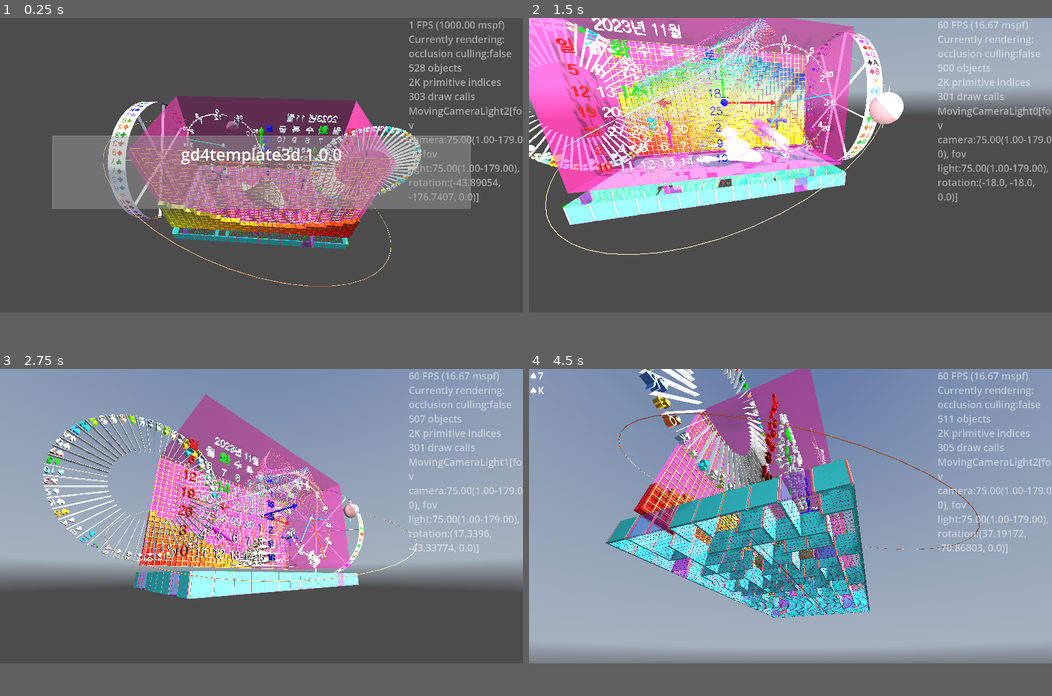
Above: before the commit, frames 1-4 (two rows, left to right).
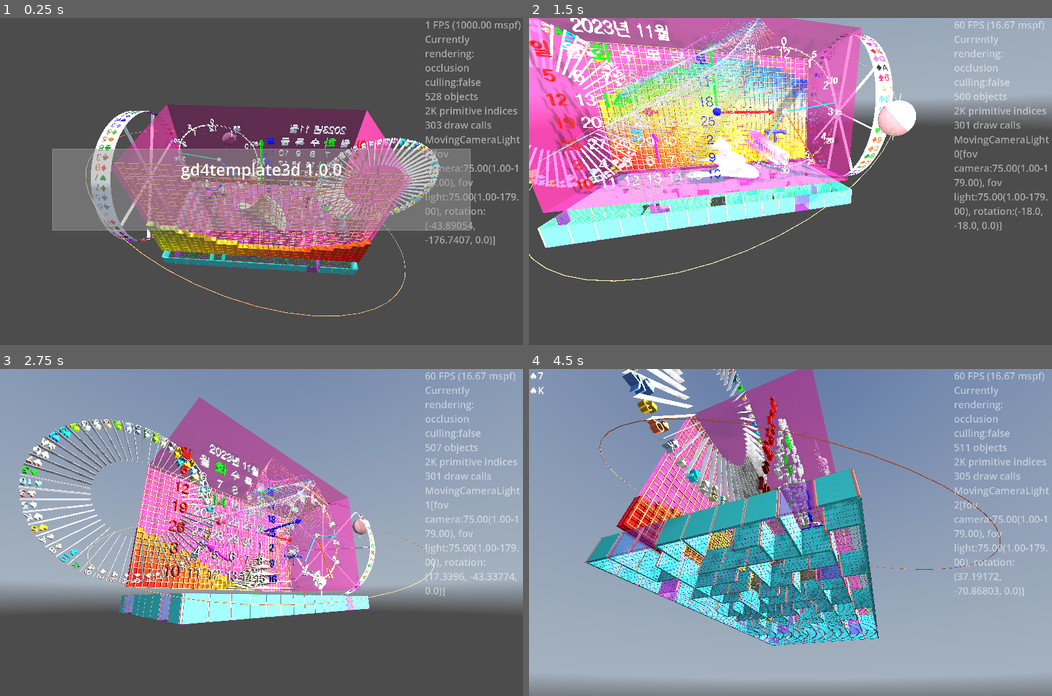
Above: after the commit, the same moments.

Repository: kasworld/gd4template3d
Game: Godot game, scene res://main.tscn
The game is run twice, just before and just after one commit, with the same random seed, the same clock (stepped at 60 frames per second) and the same inputs. A sky picture missing from this copy of the repository is replaced by a grey-blue gradient.
Inputs (mouse positions are in pixels of both pictures, inside the frame that each line leads up to):
- Up to frame 1 (0.25 s): no input
- Up to frame 2 (1.5 s): tap Enter at 0.5 s; move the mouse to (905, 148) at 0.52 s; hold Right 0.53-1.28 s; tap Q at 0.6 s; click (905, 148) at 0.67 s; move the mouse to (685, 181) at 1.27 s; hold Down from 1.28 s (still down); tap E at 1.35 s
- Up to frame 3 (2.75 s): move the mouse to (313, 450) at 2.02 s; release Down at 2.03 s; hold Right from 2.03 s (still down); tap Enter at 2.1 s
- Up to frame 4 (4.5 s): move the mouse to (764, 575) at 2.77 s; release Right at 2.78 s; hold Up 2.78-3.53 s; tap Q at 2.85 s; click (764, 575) at 2.92 s; move the mouse to (947, 558) at 3.52 s; hold Left from 3.53 s (still down); tap E at 3.6 s; move the mouse to (633, 473) at 4.27 s; tap Enter at 4.35 s
The window is 800x450 before the commit and 800x500 after it. Grey fills any space a smaller window leaves; there, only what the larger window draws over its background counts as a difference.

The runs differ from the first frame. In frame 1, 27% of the frame differs, in the area x 10-100%, y 0-92%; in frame 2, 36%, in the area x 0-100%, y 0-81%; in frame 3, 31%; in frame 4, 33%.

Commit message:
update MultiMeshShape

Diff:
--- a/bar_gauge/bar_gauge.gd
+++ b/bar_gauge/bar_gauge.gd
@@ -14,7 +14,7 @@
 	var mesh := BoxMesh.new()
 	mesh.size = Vector3(sz.x, sz.y / count * (1-gaprate) , sz.z)
 
-	$MultiMeshShape.init(mesh, Color(Color.WHITE, alpha), count, Vector3.ZERO)
+	$MultiMeshShape.init_with_color(mesh, Color(Color.WHITE, alpha), count, Vector3.ZERO)
 	for i in count:
 		var rate := (i as float) / (count as float)
 		var pos3d := Vector3(0,rate*sz.y,0) # grow upward
--- a/multi_mesh_shape/multi_mesh_shape.gd
+++ b/multi_mesh_shape/multi_mesh_shape.gd
@@ -1,14 +1,14 @@
 extends MultiMeshInstance3D
 class_name MultiMeshShape
 
-static func 집중선만들기(r :float, start:float, end:float, depth :float, count :int, co :Color ) -> MultiMeshShape:
+static func 집중선만들기(r :float, start:float, end:float, depth :float, count :int, co :Color , pos :Vector3) -> MultiMeshShape:
 	var 구분선 := BoxMesh.new()
 	var 길이 := r*(end-start)
 	구분선.size = Vector3(길이, depth/10, depth )
 	var cell각도 := 2.0*PI / count
 	var radius := r-길이/2
-	var mms :MultiMeshShape = preload("res://multi_mesh_shape/multi_mesh_shape.tscn").instantiate().init(
-		구분선, Color.WHITE, count ,Vector3.ZERO )
+	var mms :MultiMeshShape = preload("res://multi_mesh_shape/multi_mesh_shape.tscn").instantiate().init_with_color(
+		구분선, Color.WHITE, count , pos)
 	for i in count:
 		var rad := cell각도 *i + cell각도/2
 		mms.set_inst_rotation(i, Vector3.BACK, rad)
@@ -19,7 +19,17 @@
 
 var m_mesh :MultiMesh
 
-func init(mesh :Mesh, co :Color, count :int, pos :Vector3) -> MultiMeshShape:
+func _init_m_mesh(mesh :Mesh, mat :Material) -> void:
+	mesh.material = mat
+	m_mesh = MultiMesh.new()
+	m_mesh.mesh = mesh
+	m_mesh.transform_format = MultiMesh.TRANSFORM_3D
+
+func _set_count(count :int) -> void:
+	m_mesh.instance_count = count
+	m_mesh.visible_instance_count = count
+
+func make_color_material(co :Color) -> StandardMaterial3D:
 	var mat := StandardMaterial3D.new()
 	# draw call 이 TRANSPARENCY_ALPHA 인 경우만 줄어든다. 버그인가?
 	if co.a >= 1.0:
@@ -28,20 +38,31 @@
 		mat.transparency = BaseMaterial3D.TRANSPARENCY_ALPHA
 	mat.albedo_color = co
 	mat.vertex_color_use_as_albedo = true
-	mesh.material = mat
-	m_mesh = MultiMesh.new()
-	m_mesh.mesh = mesh
-	m_mesh.transform_format = MultiMesh.TRANSFORM_3D
-	m_mesh.use_colors = true # before set instance_count
-	# Then resize (otherwise, changing the format is not allowed).
-	m_mesh.instance_count = count
-	m_mesh.visible_instance_count = count
-	$".".multimesh = m_mesh
+	return mat
+
+func _set_position_all(pos :Vector3) -> void:
 	for i in m_mesh.visible_instance_count:
 		#m_mesh.set_instance_color(i,Color.WHITE)
 		var t := Transform3D(Basis(), pos)
 		m_mesh.set_instance_transform(i,t)
+
+func init_with_color(mesh :Mesh, co :Color, count :int, pos :Vector3) -> MultiMeshShape:
+	_init_m_mesh(mesh, make_color_material(co))
+	m_mesh.use_colors = true # before set instance_count
+	# Then resize (otherwise, changing the format is not allowed).
+	_set_count(count)
+	multimesh = m_mesh
+	_set_position_all(pos)
 	return self
+
+func init_with_material(mesh :Mesh, mat :Material, count :int, pos :Vector3) -> MultiMeshShape:
+	_init_m_mesh(mesh, mat)
+	# Then resize (otherwise, changing the format is not allowed).
+	_set_count(count)
+	multimesh = m_mesh
+	_set_position_all(pos)
+	return self
+
 
 func set_visible_count(i :int) -> void:
 	m_mesh.visible_instance_count = i
--- a/project.godot
+++ b/project.godot
@@ -24,8 +24,9 @@
 
 [display]
 
-window/size/viewport_width=2560
-window/size/viewport_height=1440
+window/size/viewport_width=3840
+window/size/viewport_height=2160
+window/size/mode=3
 
 [physics]
 
--- a/roulette/roulette.gd
+++ b/roulette/roulette.gd
@@ -20,7 +20,7 @@
 	$Wheel.init(반지름, 깊이, color_text_info_list)
 	$Wheel.rotation_stopped.connect(결과가결정됨)
 
-	$Wheel.add_child( MultiMeshShape.집중선만들기(반지름, 선시작비, 선끝비, 깊이, color_text_info_list.size(), Color.WHITE))
+	$Wheel.add_child( MultiMeshShape.집중선만들기(반지름, 선시작비, 선끝비, 깊이, color_text_info_list.size(), Color.WHITE, Vector3.ZERO ))
 
 	# for debug
 	$IDLabel.text = "%s" % id
--- a/slot_reel/slot_reel.gd
+++ b/slot_reel/slot_reel.gd
@@ -25,7 +25,7 @@
 		add_child(k)
 		symbol_list.append(k)
 
-	var spoke := MultiMeshShape.집중선만들기(r*0.99, 0.0, 1.0, symbol크기.x*0.2, 8, Color.WHITE)
+	var spoke := MultiMeshShape.집중선만들기(r*0.99, 0.0, 1.0, symbol크기.x*0.2, 8, Color.WHITE, Vector3.ZERO)
 	spoke.rotate_y(PI/2)
 	add_child( spoke )
 
